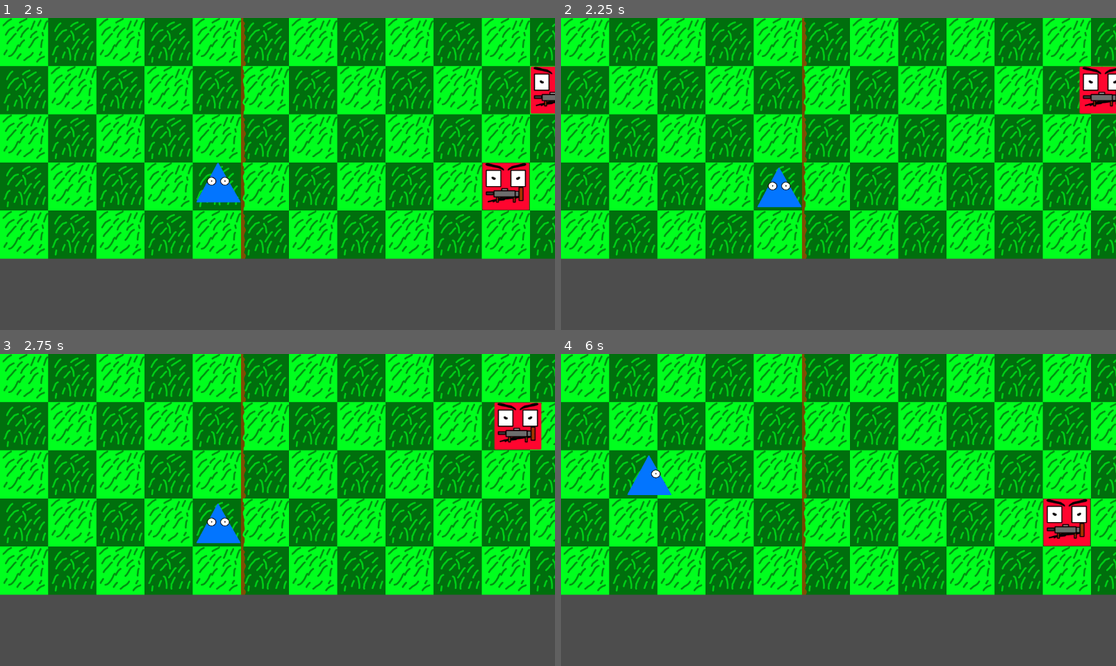
Above: before the commit, frames 1-4 (two rows, left to right).
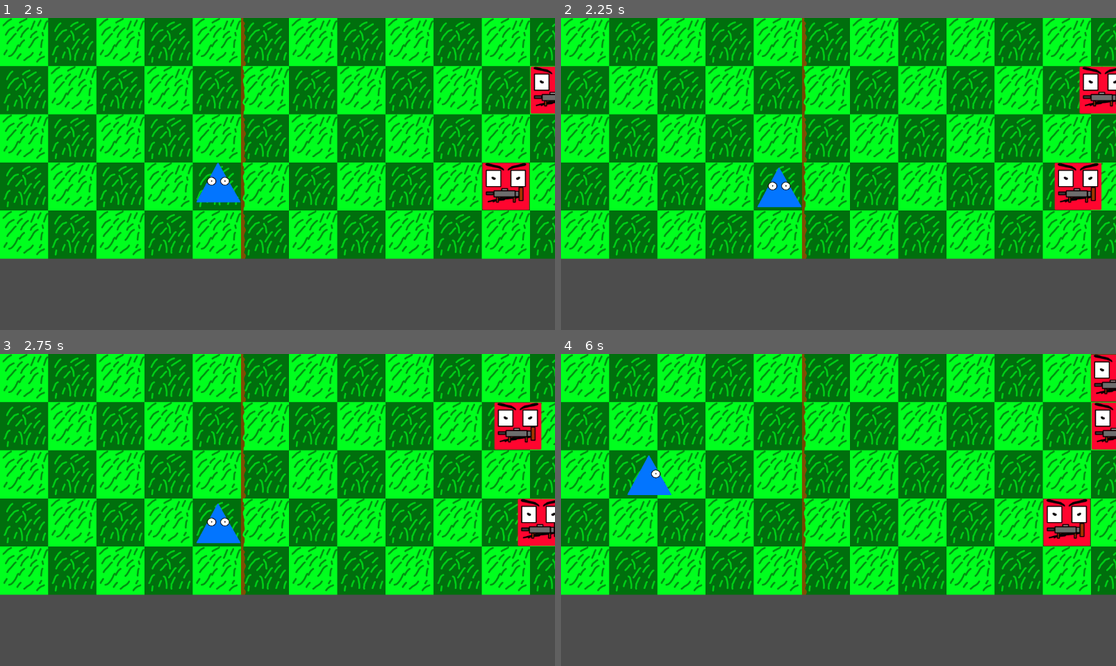
Above: after the commit, the same moments.

Repository: Killfreek/Rats
Game: Godot game, scene res://main.tscn
The game is run twice, just before and just after one commit, with the same random seed, the same clock (stepped at 60 frames per second) and the same inputs.
Inputs:
- Up to frame 1 (2 s): tap Enter at 0.5 s; hold D (MoveRight) 0.53-1.28 s; hold S (MoveDown) from 1.28 s (still down)
- Up to frame 2 (2.25 s): release S (MoveDown) at 2.03 s; hold D (MoveRight) from 2.03 s (still down)
- Up to frame 3 (2.75 s): keep holding D (MoveRight)
- Up to frame 4 (6 s): release D (MoveRight) at 2.78 s; hold W (MoveUp) 2.78-3.53 s; hold A (MoveLeft) 3.53-5.03 s; hold S (MoveDown) 5.03-5.78 s; hold D (MoveRight) from 5.78 s (still down)

Frame 1 is identical in both runs. In frame 2, 1.3% of the frame differs, in the area x 88-98%, y 46-62%; in frame 3, 1.0%; in frame 4, 1.4%, in the area x 95-100%, y 0-31%.

Commit message:
Enimes now move back to start position before despawning

Diff:
--- a/EnemyBots/EnemywithGun.gd
+++ b/EnemyBots/EnemywithGun.gd
@@ -6,17 +6,22 @@
 
 var finalPosition
 var rowPosition
+var returnPosition
 
 signal left(rowIndex : int);
 
 func _ready():
 	finalPosition = self.position + Vector2(moveStepCount * (moveStepDistance * -1), 0)
+	returnPosition = self.position;
 
 func _process(delta):
 	move_ToTarget(delta);
 
 	if self.position == finalPosition:
-		queue_free();
+		if finalPosition != returnPosition:
+			finalPosition = returnPosition;
+		else:
+			queue_free();
 
 func move_ToTarget(delta):
 	self.position = self.position.move_toward(finalPosition, delta * speed)
